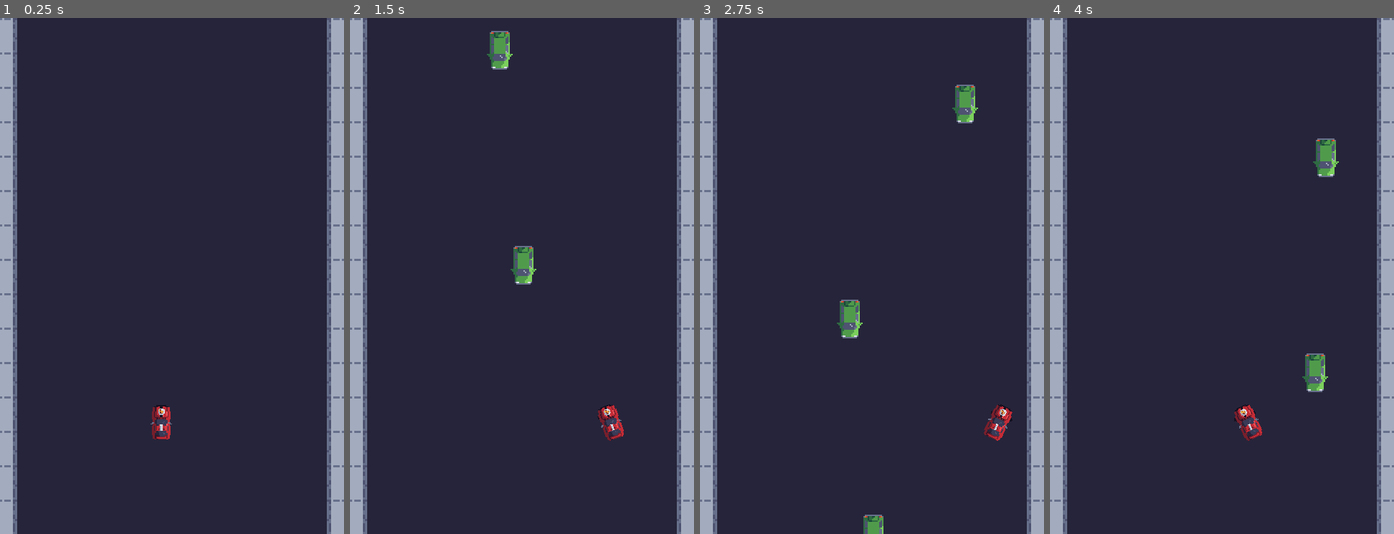
Above: before the commit, frames 1-4 (left to right).
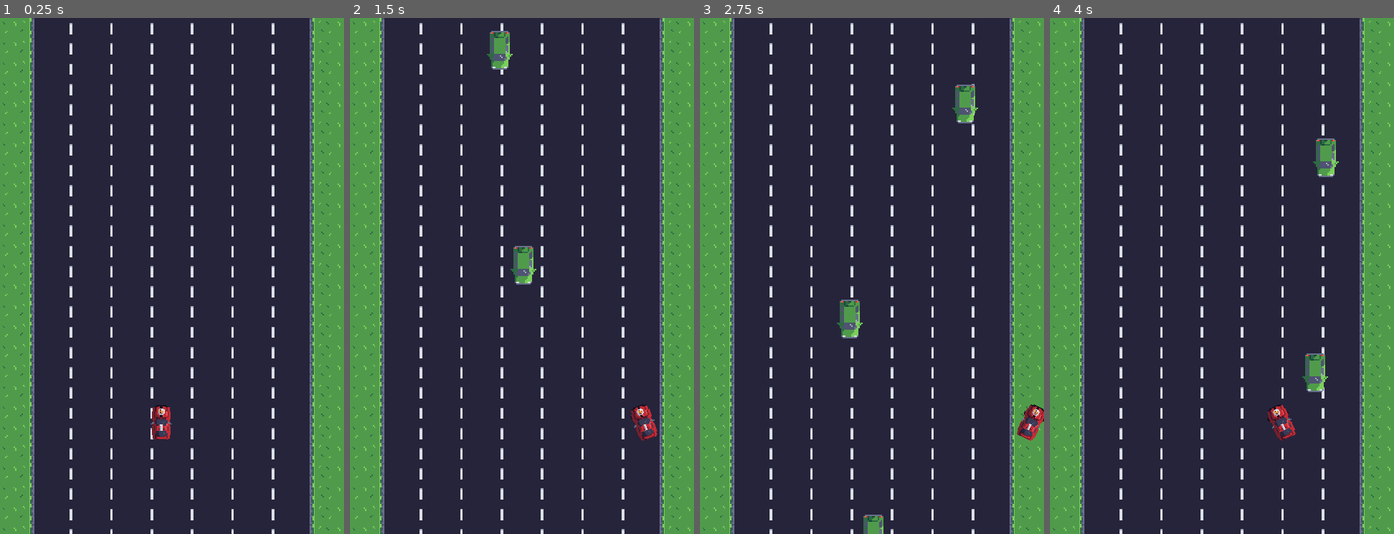
Above: after the commit, the same moments.

Repository: ntuininga/TrafficPizza
Game: Godot game, scene res://scenes/main.tscn
The game is run twice, just before and just after one commit, with the same random seed, the same clock (stepped at 60 frames per second) and the same inputs.
Inputs:
- Up to frame 1 (0.25 s): no input
- Up to frame 2 (1.5 s): hold Right (move_right) 0.53-1.28 s; hold Left (move_left) from 1.28 s (still down)
- Up to frame 3 (2.75 s): release Left (move_left) at 2.03 s; hold Right (move_right) from 2.03 s (still down)
- Up to frame 4 (4 s): release Right (move_right) at 3.53 s; hold Left (move_left) from 3.53 s (still down)

The runs differ from the first frame. In frame 1, 23% of the frame differs, in the area x 0-100%, y 0-100%; in frame 2, 23%; in frame 3, 23%; in frame 4, 23%.

Commit message:
update: procedural gen

Diff:
--- a/scenes/tile_map_layer.tscn
+++ b/scenes/tile_map_layer.tscn
@@ -7,7 +7,10 @@
 texture = ExtResource("1_okeva")
 0:0/0 = 0
 1:0/0 = 0
+2:0/next_alternative_id = 3
 2:0/0 = 0
+2:0/1 = 1
+2:0/1/flip_h = true
 3:0/0 = 0
 4:0/next_alternative_id = 2
 4:0/0 = 0
--- a/scripts/background_tilemap.gd
+++ b/scripts/background_tilemap.gd
@@ -2,19 +2,27 @@
 
 var screen_size : Vector2
 var origninal_tile_size : float
-var number_of_lanes = 12
-var grid_size : Vector2i
+var number_of_lanes = 8
+#Grid size X should always be odd
+@export var grid_size = Vector2i(17, 0)
 
 #Setting atlas coords for different tiles
+var empty_grass_tile = Vector2i(1, 2)
+var edge_grass_tile = Vector2i(2, 0)
 var empty_road_tile = Vector2i(3, 0)
+var yellow_line_tile = Vector2i(3, 2)
+var dotted_line_tile = Vector2i(3, 1)
 var edge_tile = Vector2i(4,0)
 var source_id = 0
+
+var last_tile_place : Vector2i
 
 func _ready():
 	screen_size = get_viewport_rect().size
 	origninal_tile_size = tile_set.tile_size.y
 	print("Original tile size %s" % [origninal_tile_size])
-	_get_number_of_tiles()
+	_generate_grid()
+	#_get_number_of_tiles()
 	print("Grid size should be %s,%s" % [grid_size.x, grid_size.y])
 	_build_basic_background()
 
@@ -22,12 +30,16 @@
 #Divide screen width by number of lanes + min 2 for side pieces
 #Determine scale up to reach the appropriate sizing for the screen
 func _get_number_of_tiles():
-	var target_tile_width = screen_size.x / (number_of_lanes + 2)
-	var tile_width = ceil(target_tile_width / origninal_tile_size) * origninal_tile_size
+	var tile_width = screen_size.x / (number_of_lanes + 2)
+	#var tile_width = ceil(target_tile_width / origninal_tile_size) * origninal_tile_size
+	#var tile_width = target_tile_width / origninal_tile_size
 	print("Tile width should be %s" % [tile_width])
 
 	#Tile grid size should be rounded to whole number above its value
 	grid_size = Vector2(ceil(screen_size.x / tile_width), ceil(screen_size.y / tile_width))
+	if grid_size.x % 2 == 0:
+		grid_size.x += 1
+		grid_size.y += 1
 	var total_width = tile_width * grid_size.x
 	print("Total width %s, Screen width %s", [total_width, screen_size.x])
 	var should_be_moved = (screen_size.x - total_width)
@@ -40,16 +52,36 @@
 	print(scale_amount)
 	scale = Vector2(scale_amount, scale_amount)
 
+func _generate_grid():
+	var tile_width = screen_size.x / grid_size.x
+	var y_tile_count = ceil(screen_size.y / tile_width)
+	grid_size = Vector2i(grid_size.x, y_tile_count)
+	var scale_amount = tile_width / origninal_tile_size
+	scale = Vector2(scale_amount, scale_amount)
+
+
+#Builds basic background with simple edge tiles
+#Adds basic yellow centre line
 func _build_basic_background():
 	var alt_tile = 0
+	print (grid_size)
 	for y in range(grid_size.y):
 		for x in range(grid_size.x):
 			alt_tile = 0
 			var tile = empty_road_tile
 			if x == 0:
-				tile = edge_tile
+				tile = empty_grass_tile
+			elif x == grid_size.x - 1:
+				tile = empty_grass_tile
+			elif x == ceil(grid_size.x / 2) && last_tile_place == empty_road_tile:
+				tile = yellow_line_tile
+			elif x == grid_size.x - 2 :
+				tile = edge_grass_tile
 				alt_tile = 1
-			if x == grid_size.x - 1:
-				tile = edge_tile
-
+			else:
+				if (last_tile_place == empty_road_tile):
+					tile = dotted_line_tile
+				elif (last_tile_place == empty_grass_tile):
+					tile = edge_grass_tile
+			last_tile_place = tile
 			set_cell(Vector2i(x,y),source_id, tile, alt_tile)
--- a/scripts/player.gd
+++ b/scripts/player.gd
@@ -42,6 +42,7 @@
 			animated_sprite.play("default")
 	move_and_slide()
 
+	position.x = clamp(position.x, 0, screen_size.x)
 	rotation = lerp_angle(rotation, target_angle, rotate_speed * delta)
 
 
